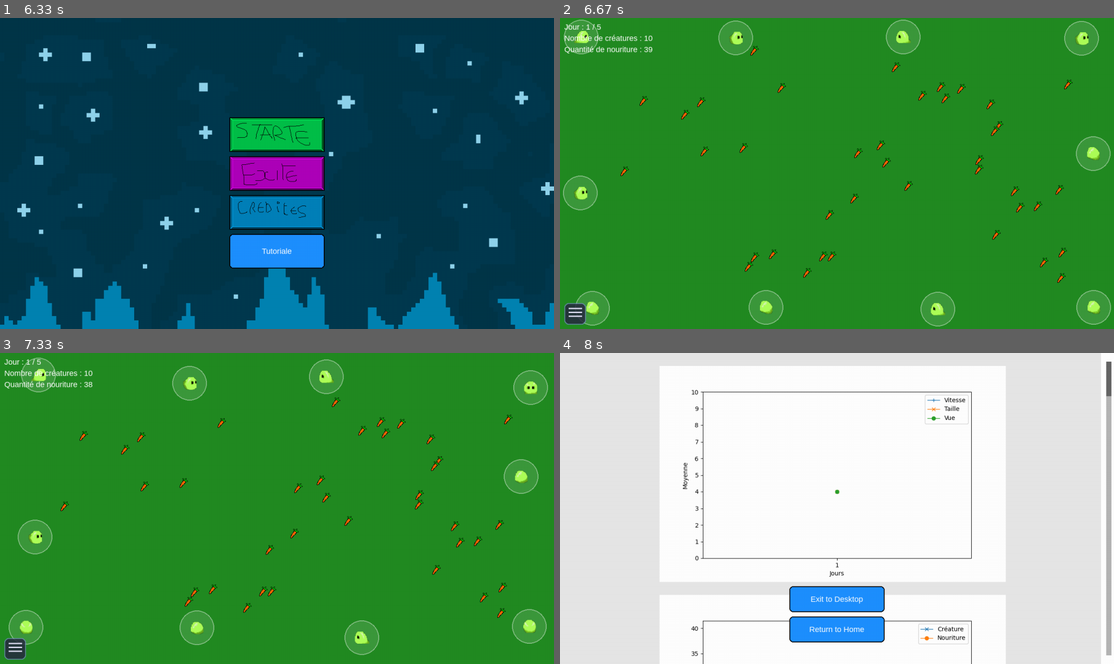
Above: before the commit, frames 1-4 (two rows, left to right).
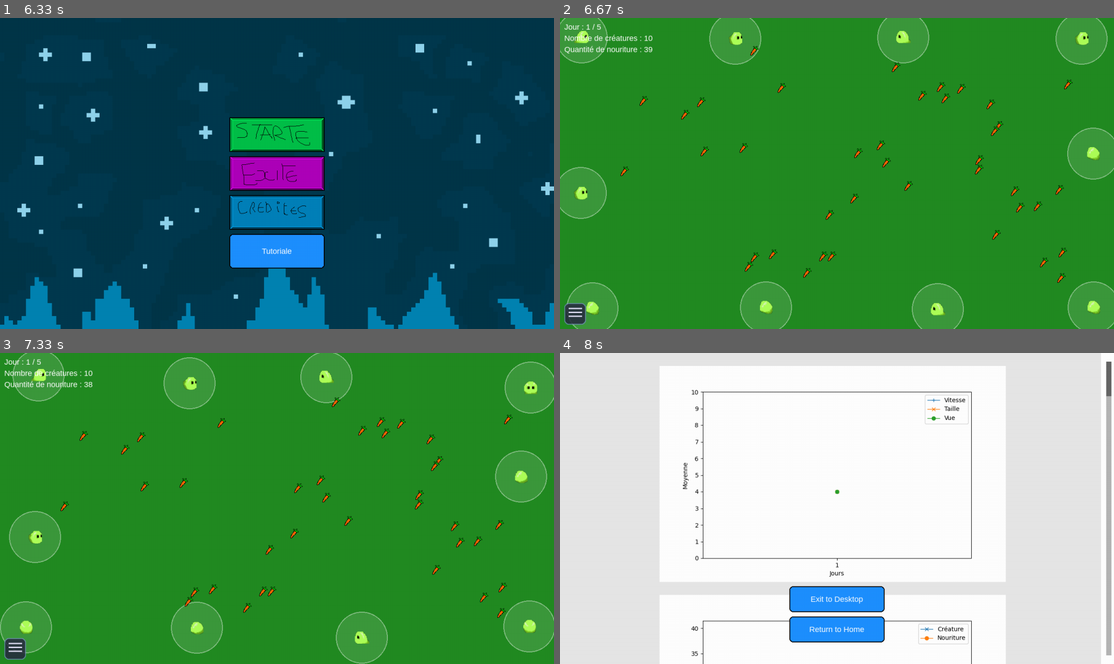
Above: after the commit, the same moments.

Repository: X47C/Trophees-NSI
Game: pygame game, started from main.py
Two runs of this game, one before a commit and one after it. Both use one fixed random seed, a clock stepped at 60 frames per second and the inputs below.
Inputs (mouse positions are in pixels of both pictures, inside the frame that each line leads up to):
- Up to frame 1 (6.33 s): press the mouse at (277, 133) at 0.92 s; move the mouse to (299, 185) at 1.02 s; release the mouse at (315, 238) at 1.15 s; press the mouse at (277, 251) at 6.2 s; move the mouse to (265, 195) at 6.3 s
- Up to frame 2 (6.67 s): release the mouse at (814, 142) at 6.43 s; click "Start" at 6.55 s
- Up to frame 3 (7.33 s): press the mouse at (16, 648) at 6.87 s; move the mouse to (138, 573) at 6.97 s; release the mouse at (260, 499) at 7.1 s; click (293, 511) at 7.22 s
- Up to frame 4 (8 s): press the mouse at (576, 648) at 7.53 s; move the mouse to (770, 608) at 7.63 s; release the mouse at (964, 567) at 7.77 s; click (720, 608) at 7.88 s

Frame 1 is identical in both runs. In frame 2, 6.3% of the frame differs, in the area x 0-100%, y 0-100%; in frame 3, 7.0%; in frame 4, nothing differs.

Commit message:
J'ai changé les description et la conso de bouf et la taille du cahmps de vision en gros j'ai tout fais

Diff:
--- a/Game/creature.py
+++ b/Game/creature.py
@@ -23,7 +23,7 @@
 
         #position / déplacement
         self.angle_deg = rd(0, 360)
-        self.radius = 10 * self.view
+        self.radius = 10 * (self.view + 2)
         self.pos_x = 0
         self.pos_y = 0
 
@@ -56,7 +56,7 @@
         """
         # cercle de vision si l'option est activée
         if getattr(settings, 'toolbox_show_vision', True):
-            r = 10 * self.view
+            r = self.radius
             vision_surf = pg.Surface((r * 2, r * 2), pg.SRCALPHA)
             pg.draw.circle(vision_surf, (255, 255, 255, 30), (r, r), r)
             pg.draw.circle(vision_surf, (255, 255, 255, 120), (r, r), r, 2)
@@ -250,7 +250,7 @@
                     other.ang_vel = getattr(other, "ang_vel", 0.0) * ang_vel_damp + uniform(-jitter, jitter)
 
         # consommation d'énergie par frame
-        base_cost = 0.07
+        base_cost = 0.045
         coeff_speed = 0.02
         coeff_size = 0.0055
         coeff_view = 0.005
@@ -320,7 +320,6 @@
             self.ate = 0
             self.energy = 100
             self.sleep = False
-            self.image.set_alpha(255)
 
 
     def see(self) -> tuple:
--- a/Pygame/pygame.py
+++ b/Pygame/pygame.py
@@ -278,11 +278,11 @@
 
         # descriptions pour chaque champ
         descriptions = {
-            "life": "Permet de modifier la durée de vie des créautres",
+            "life": "Permet de définir au bout de combien de jours une créature meurt de vieillesse, même si elle a mangé",
             "color": "Défini la couleur de chaque population",
             "quantity": "Permet de definir le nombre de créatures de cette population au début de la simulation",
-            "speed_variation": "Permet de definir le teux de transmission de la taille aux enfants des créatures",
-            "size_variation": "Permet de definir le teux de transmission de la taille aux enfants des créatures",
+            "speed_variation": "Permet de definir le taux de transmission de la vitesse aux enfants des créatures",
+            "size_variation": "Permet de definir le taux de transmission de la taille aux enfants des créatures",
             "view_variation": "Permet de definir le taux de transmission du champ de vision aux enfants de ces créatures",
             "view": "Permet de definir le champ de vision des créatures de cette population au début de la simulation",
             "speed": "Permet de definir la vitesse des créatures de cette population au début de la simulation",
